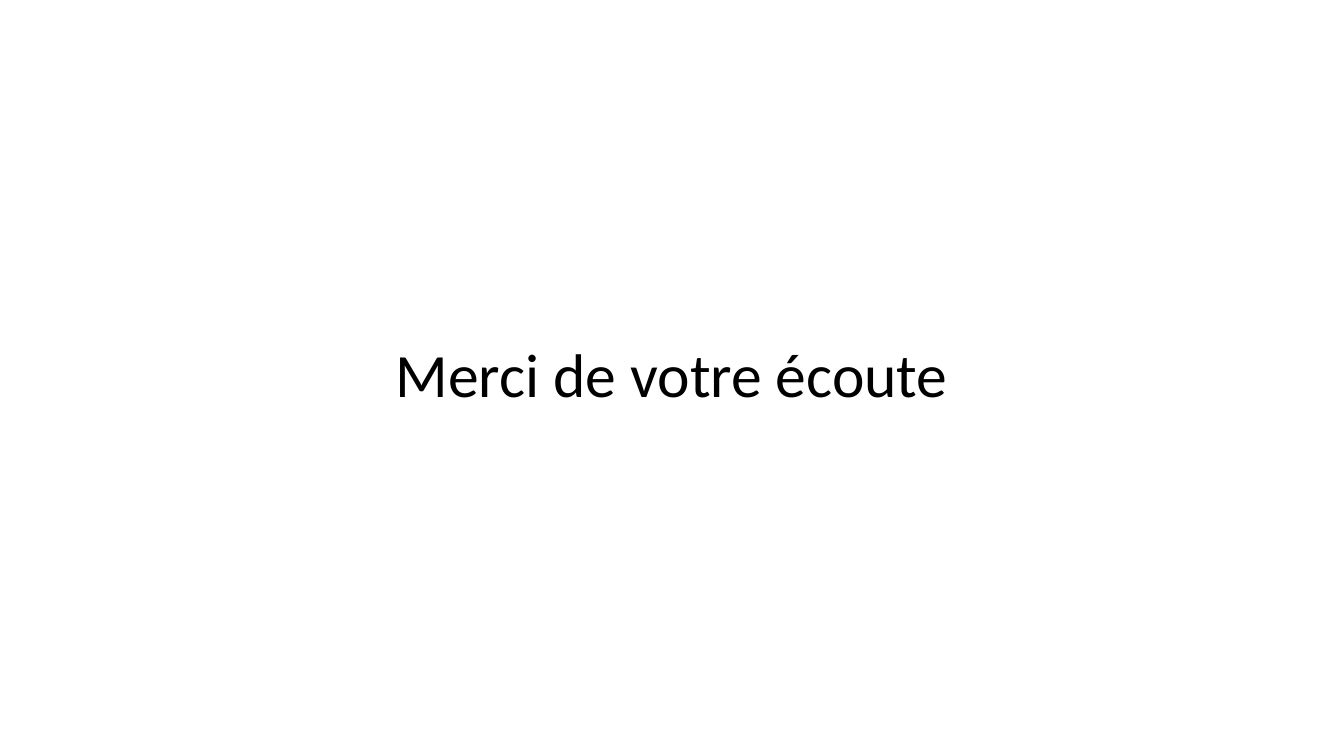
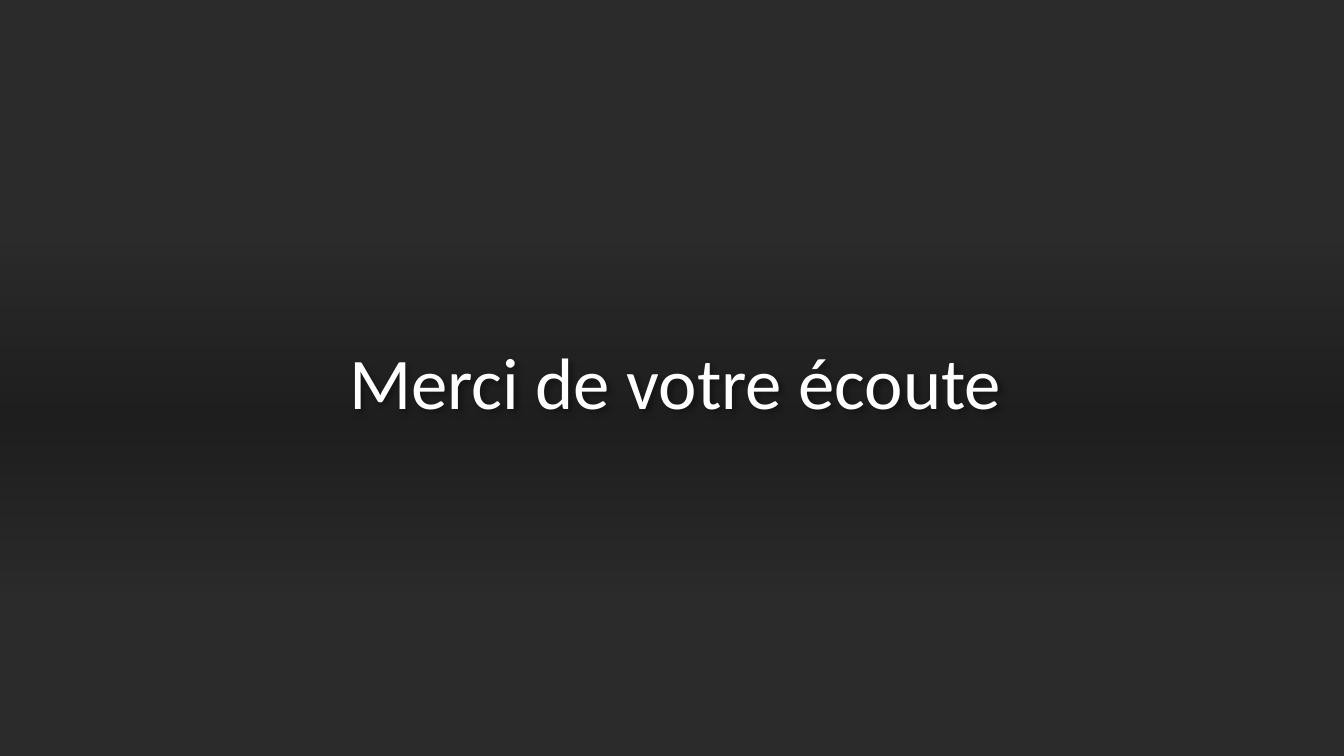
Before and after one commit to Danes99/esme-android, a slide deck: slide 13 of docs/pptx/Android Project - Group 1 - Becerra Stauner Taxil.pptx (slide 12 before the commit). Drawn at 1344x756 pixels with LibreOffice and Linux fonts; fonts in the diff are those of the drawing; background and template pictures are left out; a plain dark background stands for a picture behind light text. Boxes give left, top, right and bottom in pixels: in the first picture for what was removed or moved away, otherwise in the second. Text is boxed around its words. In the diff, an @@ line names an element or a change of style, - is before the commit and + after.

```diff
--- a/docs/pptx/Android Project - Group 1 - Becerra Stauner Taxil.pptx
+++ b/docs/pptx/Android Project - Group 1 - Becerra Stauner Taxil.pptx
@@ background #FFFFFF to picture (left out) @@
@@ rectangle added at [0,0,1344,756], fill #FFFFFF @@
@@ title "Merci de votre écoute": place and size @@
-title "Merci de votre écoute" at [396,354,948,398]
+title "Merci de votre écoute" at [349,358,1001,410]
@@ title "Merci de votre écoute" at [349,358,1001,410]: size 44 to 52 pt, text colour #000000 to #FFFFFF; vertical alignment middle to bottom @@
@@ rectangle added at [0,243,1344,592], fill gradient #000000 @@
```
Also in this commit, not shown: 5 other slides changed, 3 slides added, 2 slides removed, 1 other file.
